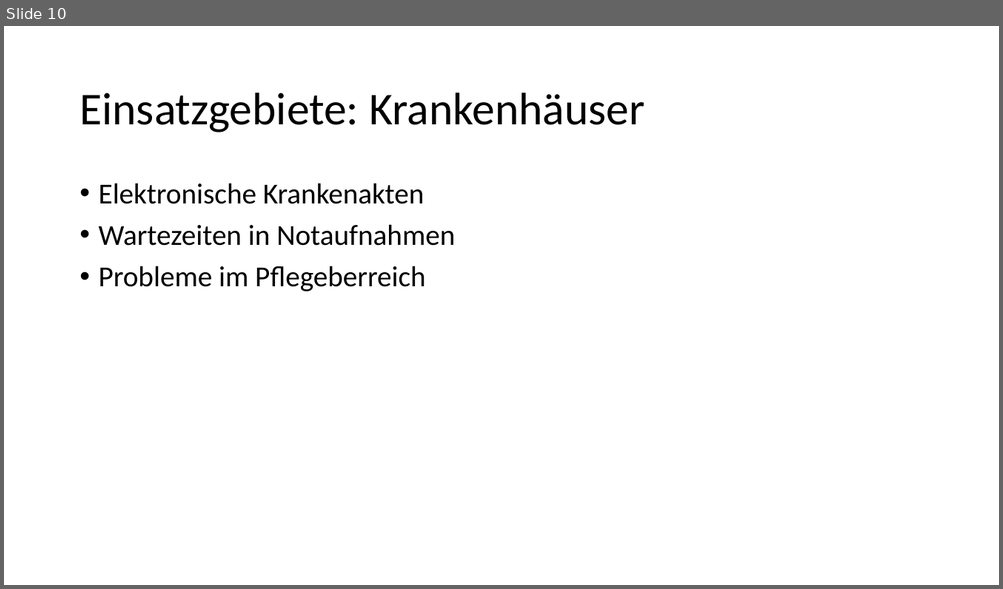
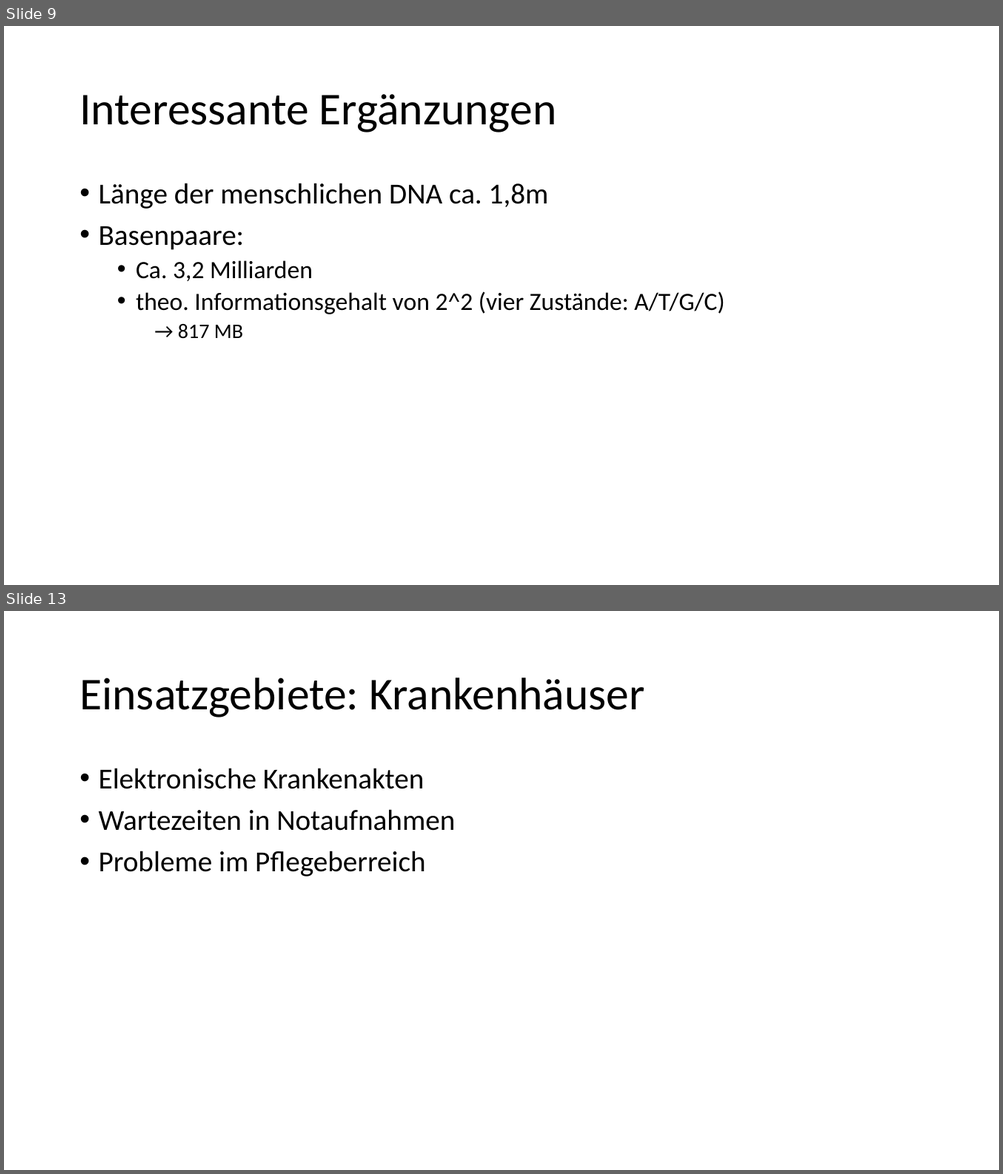
Before and after one commit to advocd/ss2016-innovative_technologien, a slide deck: Von der Informatik die Auszog um die Welt.pptx. Shown one above the other, each under a label of ours: slide 10 before the commit, slides 9 and 13 after it; the slides between them are not shown. The pictures are 1003x589 and 1003x1174 pixels, drawn with LibreOffice and Linux fonts; fonts in the diff are those of the drawing. Boxes give left, top, right and bottom in pixels: in the first picture for what was removed or moved away, otherwise in the second. Text is boxed around its words. In the diff, an @@ line names an element or a change of style, - is before the commit and + after.

```diff
--- a/Von der Informatik die Auszog um die Welt.pptx
+++ b/Von der Informatik die Auszog um die Welt.pptx
@@ slide 9 added at box(4, 26, 999, 585), background #FFFFFF @@
@@ title added at box(79, 94, 557, 133), 44 pt, text #000000 @@
+Interessante Ergänzungen
@@ text added at box(99, 183, 724, 339), 24 pt, text #000000 @@
+• Länge der menschlichen DNA ca. 1,8m
+• Basenpaare:
+  • Ca. 3,2 Milliarden
+  • theo. Informationsgehalt von 2^2 (vier Zustände: A/T/G/C)
+    → 817 MB
@@ what was slide 10 is now slide 13 @@
```
Also in this commit, not shown: 4 slides changed, 18 other slides added, 3 slides removed, 3 other files.
